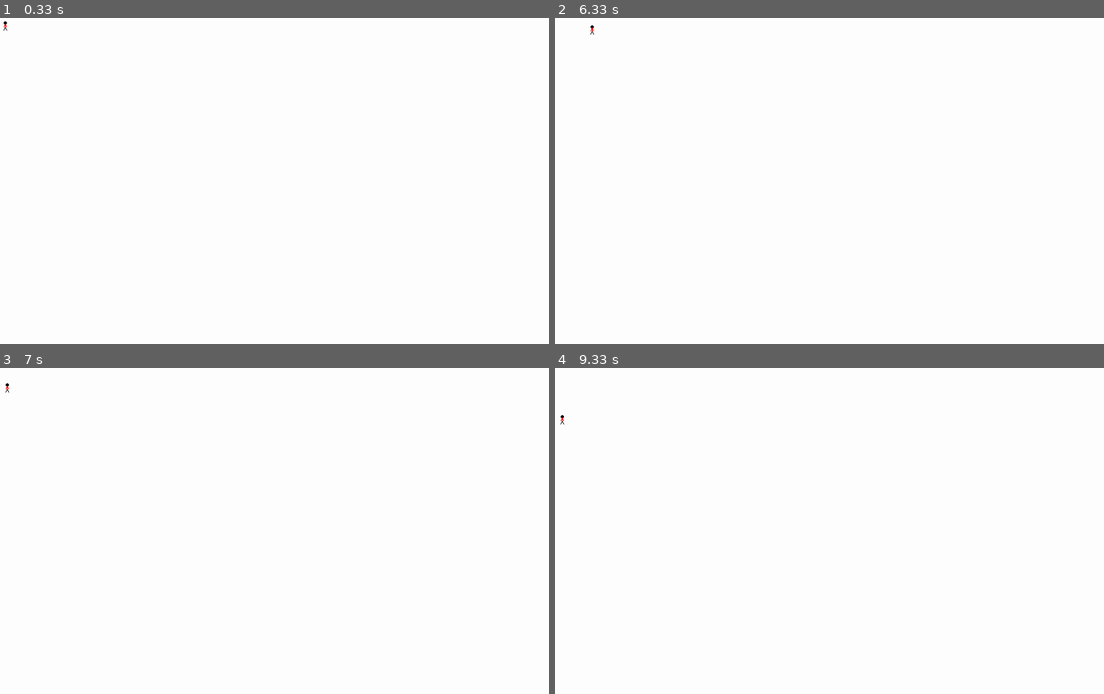
Above: before the commit, frames 1-4 (two rows, left to right).
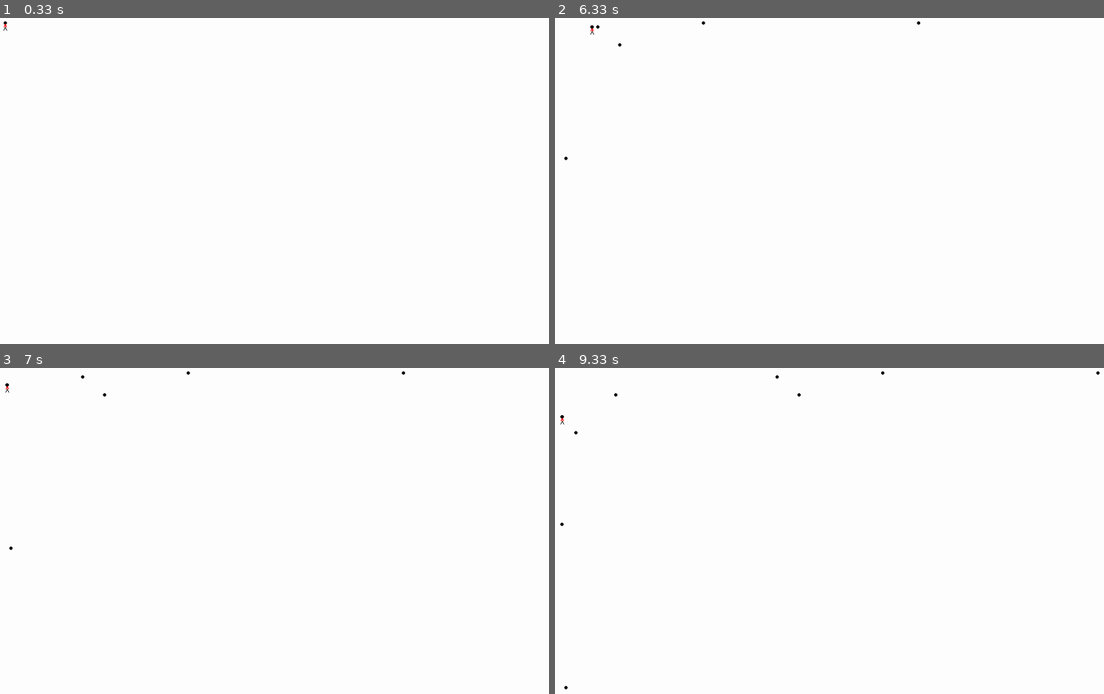
Above: after the commit, the same moments.

Repository: stormwatcheagle/gamjam
Game: pygame game, started from pygame4.py
Two runs of this game, one before a commit and one after it. Both use one fixed random seed, a clock stepped at 60 frames per second and the inputs below.
Inputs:
- Up to frame 1 (0.33 s): no input
- Up to frame 2 (6.33 s): hold D 0.33-0.8 s; hold W 0.83-1.13 s; hold Up 0.83-1.13 s; hold A 1.67-2.2 s; hold Left 1.67-2.2 s; hold S 2.23-2.53 s; hold Down 2.23-2.53 s; hold D 3.4-4.03 s; hold Right 3.4-4.03 s; hold S 4.07-4.43 s; hold Down 4.07-4.43 s; hold A 4.47-4.93 s; hold Left 4.47-4.93 s; hold D 4.97-5.43 s; hold Right 4.97-5.43 s; hold W 5.47-5.77 s; hold Up 5.47-5.77 s; hold D 5.8-6.27 s; hold Right 5.8-6.27 s; hold A from 6.3 s (still down); hold Left from 6.3 s (still down)
- Up to frame 3 (7 s): release A at 6.83 s; release Left at 6.83 s; hold S from 6.87 s (still down); hold Down from 6.87 s (still down)
- Up to frame 4 (9.33 s): release S at 7.17 s; release Down at 7.17 s; hold A 7.2-7.6 s; hold Left 7.2-7.6 s; hold D 8.03-8.67 s; hold Right 8.03-8.67 s; hold S 8.7-9.07 s; hold Down 8.7-9.07 s; hold A from 9.1 s (still down); hold Left from 9.1 s (still down)

Frame 1 is identical in both runs. In frame 2, less than 0.1% of the frame differs, in the area x 1-67%, y 0-44%; in frame 3, less than 0.1%; in frame 4, less than 0.1%, in the area x 0-100%, y 0-99%.

Commit message:
Update pygame4.py
more bullet options

Diff:
--- a/pygame4.py
+++ b/pygame4.py
@@ -15,6 +15,7 @@
 RED = (255, 0, 0)
 
 bulletList = []                                     #list of bullets
+
 
 def draw_stick_figure(screen, x, y):
     # Head
@@ -55,8 +56,19 @@
     def drawBullet(self):
          pygame.draw.ellipse(screen, BLACK, [self.x,self.y, 10, 10], 0)
 
+
+
+
 def fireUp(x,y):                       #firing upwards function (could just have a general firing function too)
     bulletList.append(bullet(x,y,0))
+def fireRight(x,y):                       #firing upwards function (could just have a general firing function too)
+    bulletList.append(bullet(x,y,1))
+def fireDown(x,y):                       #firing upwards function (could just have a general firing function too)
+    bulletList.append(bullet(x,y,2))
+def fireLeft(x,y):                       #firing upwards function (could just have a general firing function too)
+    bulletList.append(bullet(x,y,3))
+
+
 
 size = [2000, 1000]
 screen = pygame.display.set_mode(size)
@@ -107,6 +119,13 @@
                     y_speed = 3
                 elif event.key == pygame.K_w:
                     fireUp(x_coord,y_coord)
+                elif event.key == pygame.K_d:
+                    fireRight(x_coord,y_coord)
+                elif event.key == pygame.K_a:
+                    fireLeft(x_coord,y_coord)
+                elif event.key == pygame.K_s:
+                    fireDown(x_coord,y_coord)
+
             # User let up on a key
             elif event.type == pygame.KEYUP:
                 # If it is an arrow key, reset vector back to zero
